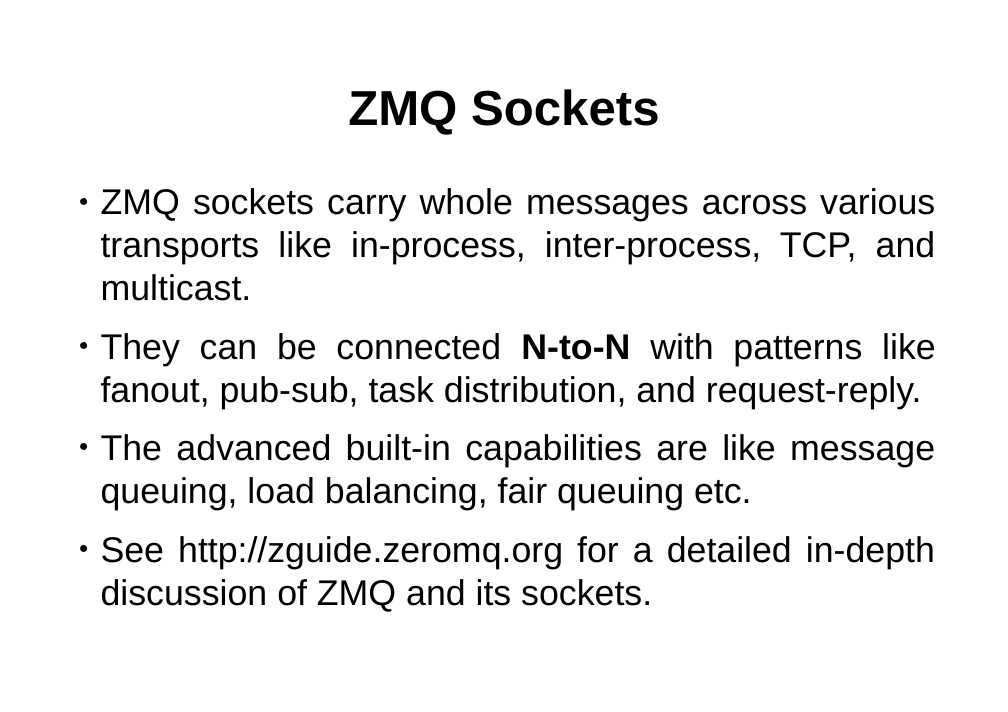
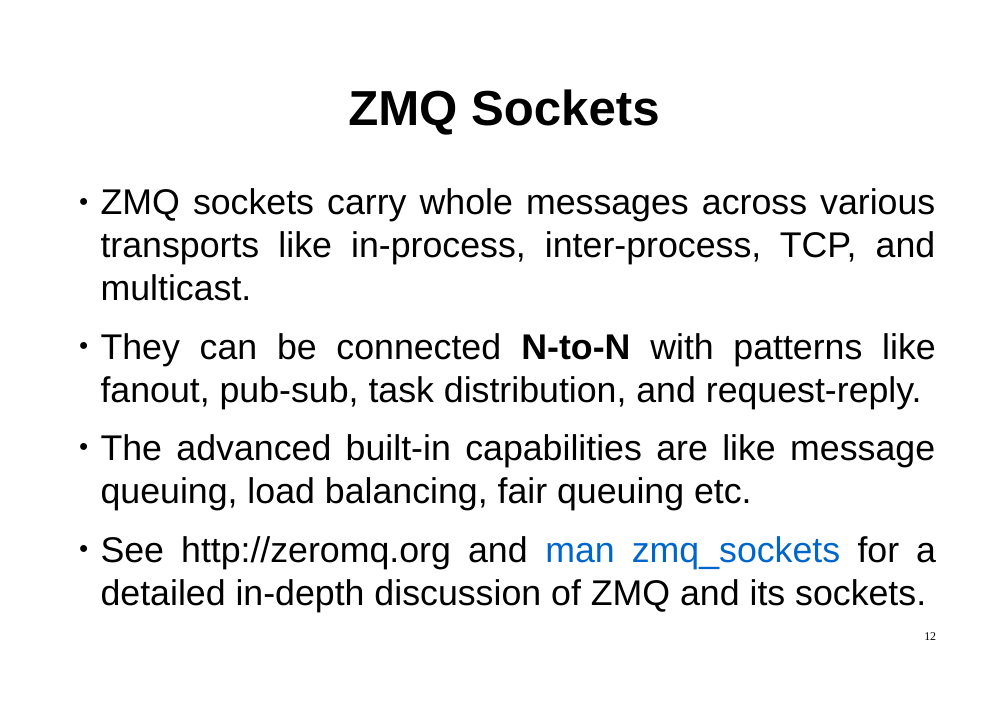
Before and after one commit to hsk81/fx-zero, a slide deck: slide 12 of doc/presentation/fx-zero.odp. Drawn at 1008x712 pixels with LibreOffice and Linux fonts; fonts in the diff are those of the drawing. Boxes give left, top, right and bottom in pixels: in the first picture for what was removed or moved away, otherwise in the second. Text is boxed around its words. In the diff, an @@ line names an element or a change of style, - is before the commit and + after.

```diff
--- a/doc/presentation/fx-zero.odp
+++ b/doc/presentation/fx-zero.odp
@@ text at bbox=[101, 536, 936, 612]: text changed @@
-● See http://zguide.zeromq.org for a detailed in-depth discussion of ZMQ and its sockets.
+● See http://zeromq.org and man zmq_sockets for a detailed in-depth discussion of ZMQ and its sockets.
@@ page number added at bbox=[924, 632, 936, 640], 14 pt, text #000000 @@
+12
```
Also in this commit, not shown: 18 other slides changed, 7 slides added, 5 slides removed.
